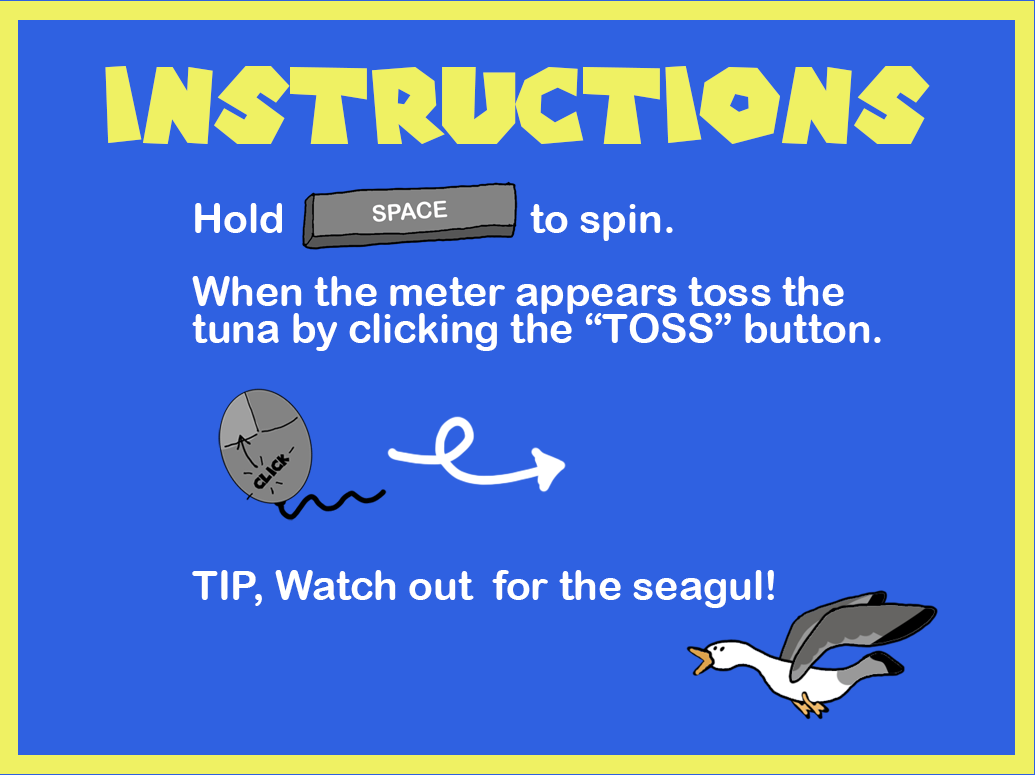
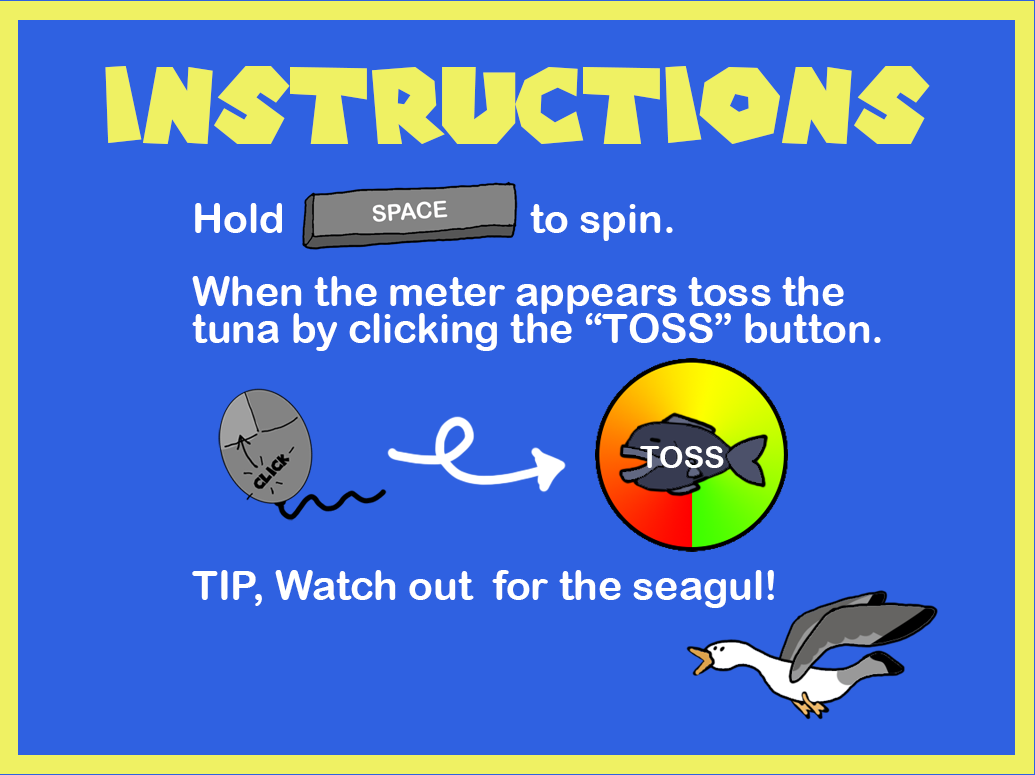
Layered file, before and after one edit (1035x775). Changes by layer:
added layer "TOSS" above "Layer 18" over (x1=640, y1=446, x2=724, y2=468)
added layer "Layer 18" above "Layer 17" over (x1=618, y1=412, x2=769, y2=497)
added layer "Layer 17" above "Hold to spin. When the meter appears to" over (x1=595, y1=358, x2=788, y2=552)
